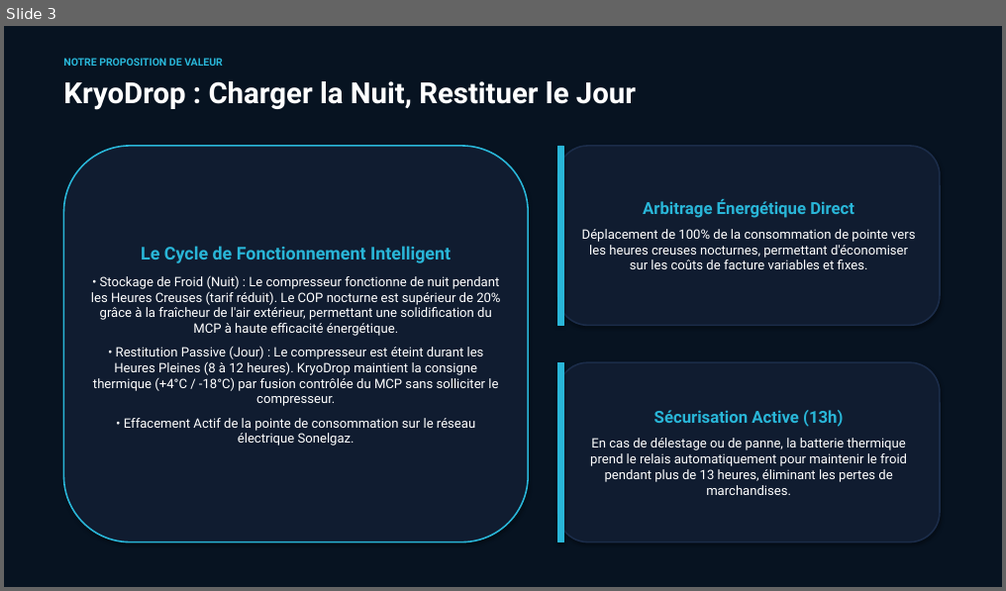
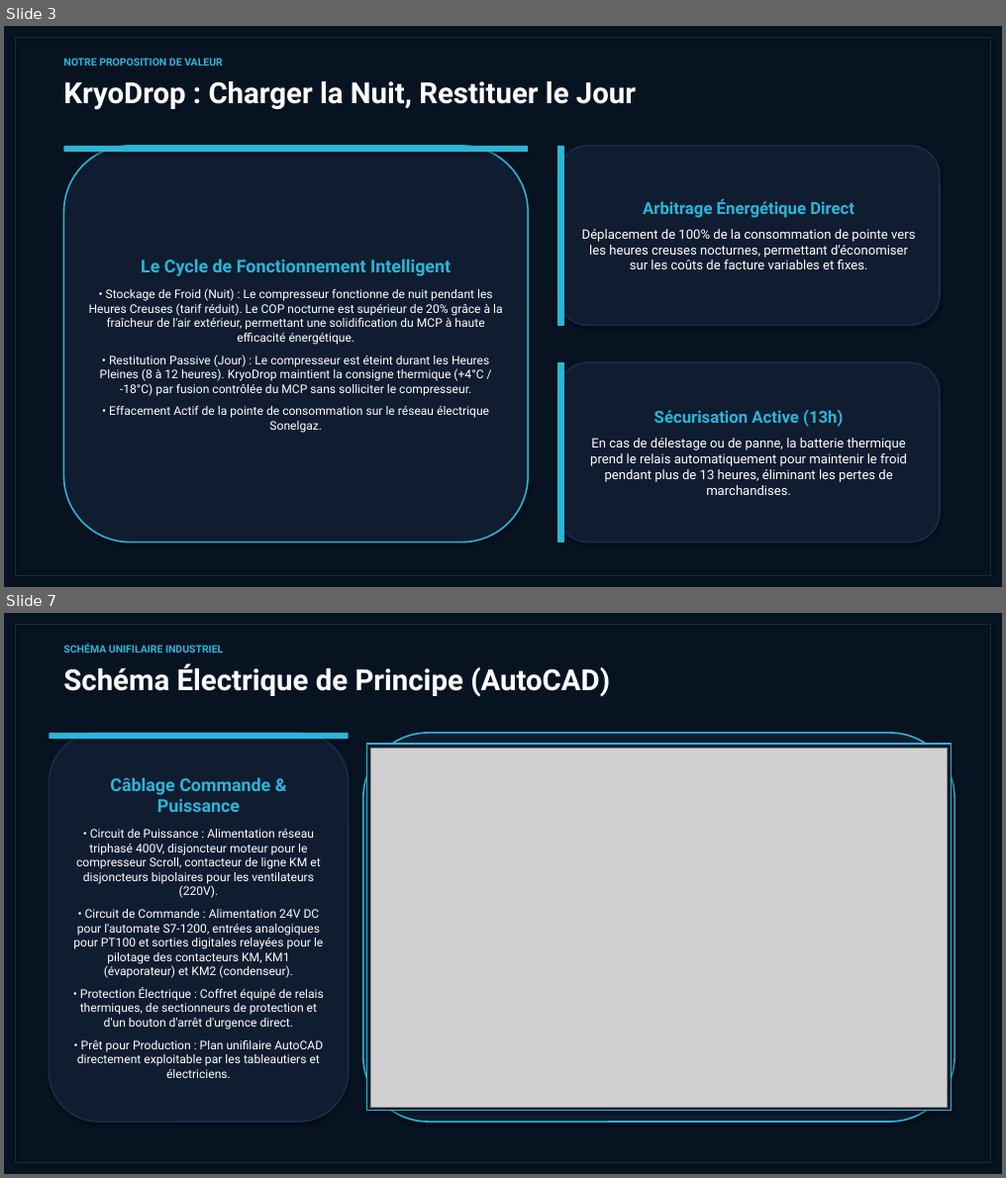
Before and after one commit to Islem-dev31/mcp-tes-simulator, a slide deck: kryodrop_pitch_deck.pptx. Shown one above the other, each under a label of ours: slide 3 before the commit, slides 3 and 7 after it; the slides between them are not shown. The pictures are 1006x591 and 1006x1178 pixels, drawn with LibreOffice and Linux fonts; fonts in the diff are those of the drawing; grey boxes stand for pictures. Boxes give left, top, right and bottom in pixels: in the first picture for what was removed or moved away, otherwise in the second. Text is boxed around its words. In the diff, an @@ line names an element or a change of style, - is before the commit and + after.

```diff
--- a/kryodrop_pitch_deck.pptx
+++ b/kryodrop_pitch_deck.pptx
@@ slide 7 added at (x1=4, y1=613, x2=1002, y2=1174), background #071321 @@
@@ rectangle added at (x1=15, y1=624, x2=991, y2=1163), outline #1E293B 1.5 pt @@
@@ text added at (x1=63, y1=644, x2=223, y2=653), 10 pt, text #29B6D8, bold @@
+SCHÉMA UNIFILAIRE INDUSTRIEL
@@ text added at (x1=63, y1=663, x2=610, y2=697), 28 pt, text #FFFFFF, bold @@
+Schéma Électrique de Principe (AutoCAD)
@@ rounded rectangle added at (x1=49, y1=733, x2=349, y2=1122), fill #101C30, outline #1B2C49 1.5 pt @@
@@ rounded rectangle added at (x1=49, y1=733, x2=349, y2=739), fill #29B6D8 @@
@@ rounded rectangle added at (x1=363, y1=733, x2=954, y2=1122), fill #101C30, outline #29B6D8 1.5 pt @@
@@ rectangle added at (x1=367, y1=744, x2=951, y2=1111), fill #101C30, outline #29B6D8 1.5 pt @@
@@ picture added at (x1=371, y1=748, x2=947, y2=1107) @@
@@ text added at (x1=73, y1=777, x2=324, y2=1078), 11.5 pt, text #FFFFFF @@
+Câblage Commande & Puissance
+• Circuit de Puissance : Alimentation réseau triphasé 400V, disjoncteur moteur pour le compresseur Scroll, contacteur de ligne KM et disjoncteurs bipolaires pour les ventilateurs (220V).
+• Circuit de Commande : Alimentation 24V DC pour l'automate S7-1200, entrées analogiques pour PT100 et sorties digitales relayées pour le pilotage des contacteurs KM, KM1 (évaporateur) et KM2 (condenseur).
+• Protection Électrique : Coffret équipé de relais thermiques, de sectionneurs de protection et d'un bouton d'arrêt d'urgence direct.
+• Prêt pour Production : Plan unifilaire AutoCAD directement exploitable par les tableautiers et électriciens.
@@ slide 3 changed as well @@
@@ rectangle added at (x1=15, y1=37, x2=991, y2=576), outline #1E293B 1.5 pt @@
@@ rounded rectangle added at (x1=63, y1=146, x2=528, y2=152), fill #29B6D8 @@
@@ text at (x1=89, y1=288, x2=502, y2=433): size 12.5 to 11.5 pt @@
```
Also in this commit, not shown: 6 other slides changed, 2 other slides added, 1 slide removed, 8 other files.
